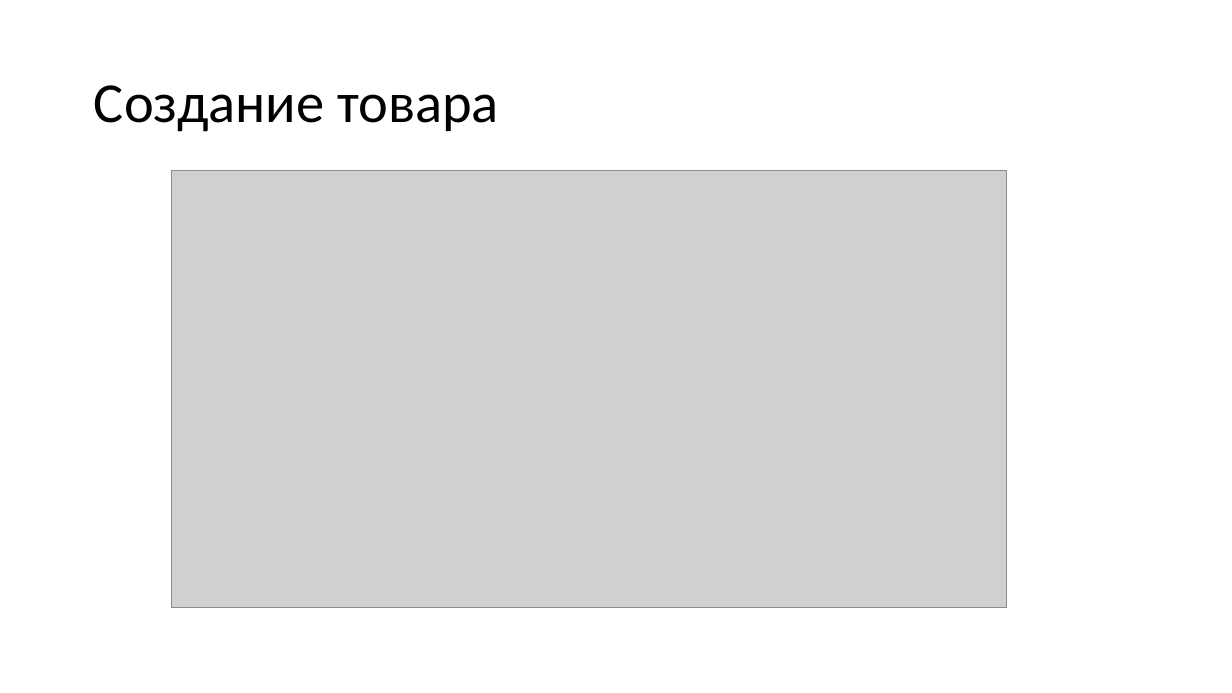
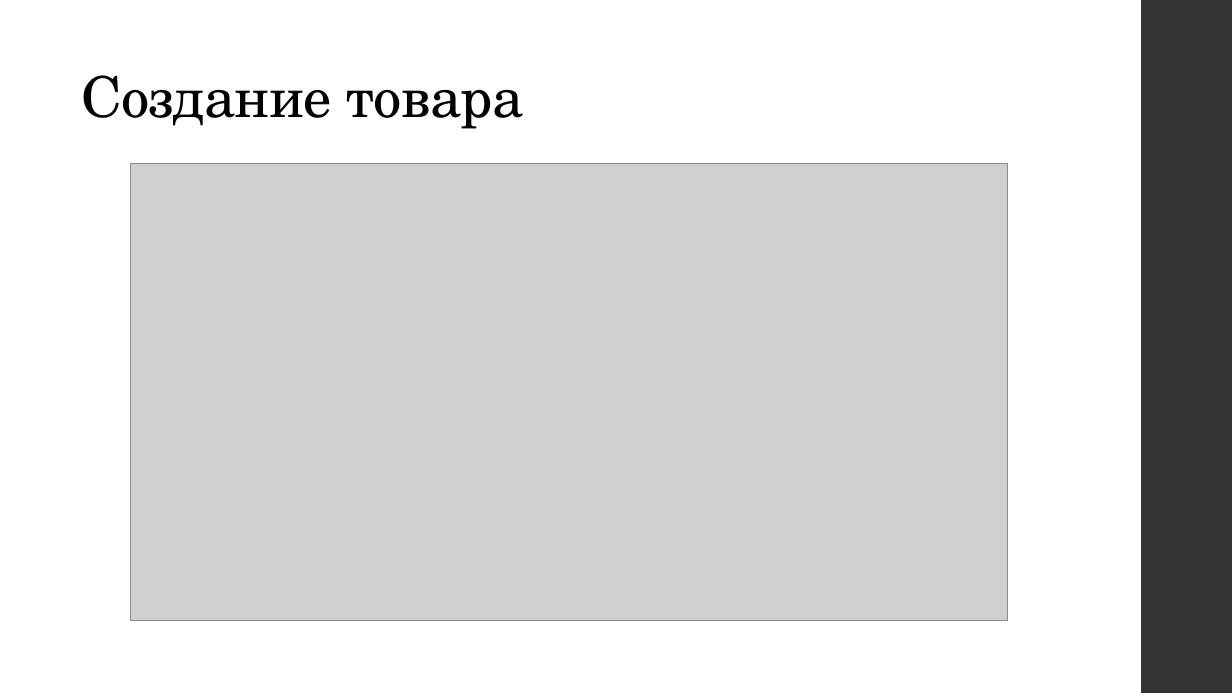
Before and after one commit to akerusan-s/flask-project, a slide deck: slide 13 of Презентация.pptx (slide 8 before the commit). Drawn at 1232x693 pixels with LibreOffice and Linux fonts; fonts in the diff are those of the drawing; grey boxes stand for pictures. Boxes give left, top, right and bottom in pixels: in the first picture for what was removed or moved away, otherwise in the second. Text is boxed around its words. In the diff, an @@ line names an element or a change of style, - is before the commit and + after.

```diff
--- a/Презентация.pptx
+++ b/Презентация.pptx
@@ title "Создание товара" moved from (x1=94, y1=85, x2=499, y2=132) to (x1=81, y1=75, x2=524, y2=129) @@
@@ title "Создание товара" at (x1=81, y1=75, x2=524, y2=129): font Calibri to TeX Gyre Schola, letter spacing 0 to -0.5 pt; vertical alignment middle to bottom @@
@@ rectangle added at (x1=1141, y1=0, x2=1232, y2=693), fill #353537 @@
@@ picture resized from (x1=171, y1=171, x2=1006, y2=608) to (x1=130, y1=164, x2=1007, y2=620) @@
```
Also in this commit, not shown: 7 other slides changed, 7 slides added, 1 slide removed, 1 other file.
